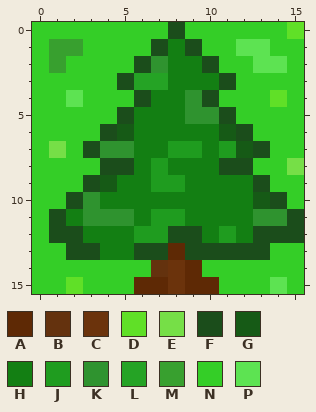
Pixel-art sprite -- src/textures/tree.png. Above, as it was before the edit.
The file is 16x16 pixels.
Palette (. is transparent): A #5e2905  B #64320e  C #6b330c  D #60e027  E #76df47  F #1b4d1b  G #165a16  H #137f13  J #1f9c1f  K #2f932f  L #25a325  M #38a02f  N #34ce27  P #5de352
And afterwards:
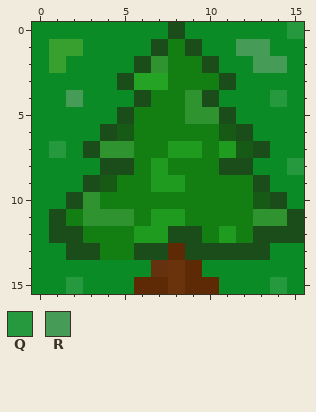
Colours new in this view: Q #26983d  R #469b57
Edits made:
@@ palette @@
-N #34ce27
+N #0b8b25
@@ x 0..15 @@
- 0 NNNNNNNNFNNNNNND
- 1 NMMNNNNFHFNNPPNN
- 2 NMNNNNFKHHFNNPPN
+ 0 NNNNNNNNFNNNNNNQ
+ 1 NMMNNNNFHFNNRRNN
+ 2 NMNNNNFKHHFNNRRN
  3 NNNNNFLLHHHFNNNN
- 4 NNPNNNFHHKFNNNDN
+ 4 NNRNNNFHHKFNNNQN
  5 NNNNNFHHHKKFNNNN
  6 NNNNFGHHHHHGFNNN
- 7 NENFKKHHJJHJGFNN
- 8 NNNNFFHJHHHFFNNE
+ 7 NQNFKKHHJJHJGFNN
+ 8 NNNNFFHJHHHFFNNQ
  9 NNNFGHHJJHHHHFNN
@@ x 0..15 @@
 14 NNNNNNNBCANNNNNN
-15 NNDNNNAACAANNNPN
+15 NNQNNNAACAANNNQN
